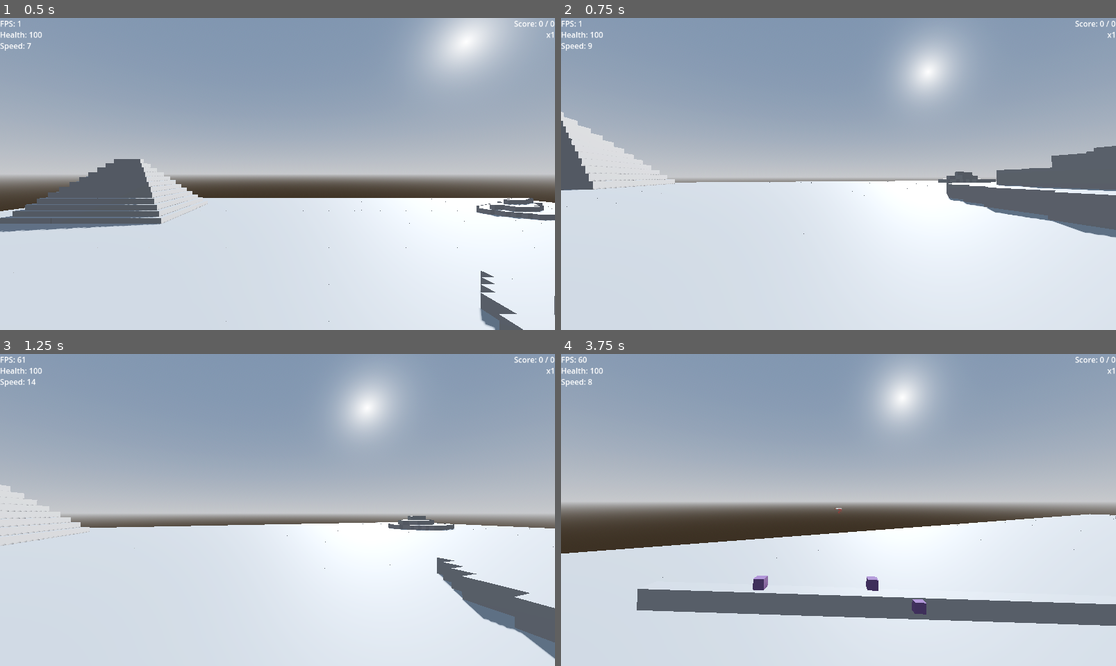
Above: before the commit, frames 1-4 (two rows, left to right).
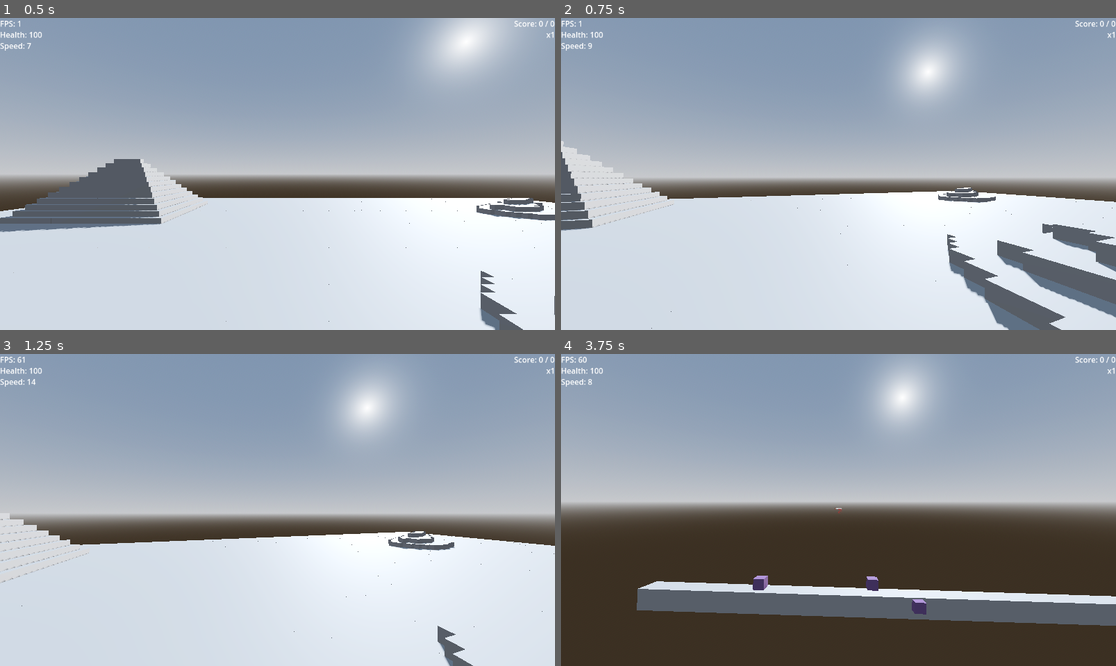
Above: after the commit, the same moments.

Repository: LunarTides/Speedrun-Game
Game: Godot game, scene res://scenes/world.tscn
The game is run twice, just before and just after one commit, with the same random seed, the same clock (stepped at 60 frames per second) and the same inputs.
Inputs (mouse positions are in pixels of both pictures, inside the frame that each line leads up to):
- Up to frame 1 (0.5 s): no input
- Up to frame 2 (0.75 s): move the mouse to (866, 174) at 0.52 s; hold W (move_forward) from 0.53 s (still down); tap Ctrl (slam) at 0.6 s
- Up to frame 3 (1.25 s): keep holding W (move_forward); tap Space (jump) at 0.77 s
- Up to frame 4 (3.75 s): keep holding W (move_forward); move the mouse to (810, 510) at 1.27 s; click (810, 510) at 1.35 s; tap Space (jump) at 1.52, 3.02 s; tap Ctrl (slam) at 1.55, 2.3, 3.05, 3.6 s; move the mouse to (849, 503) at 2.02 s; hold Q (equip_katana) 2.03-2.78 s; move the mouse to (832, 516) at 2.77 s; tap Shift (fly_to_enemy) at 2.85 s; move the mouse to (877, 513) at 3.52 s

Frame 1 is identical in both runs. In frame 2, 15% of the frame differs, in the area x 0-100%, y 30-100%; in frame 3, 7.9%; in frame 4, 34%, in the area x 0-100%, y 51-100%.

Commit message:
Make slamming downwards add up

Diff:
--- a/scripts/player.gd
+++ b/scripts/player.gd
@@ -70,7 +70,11 @@
 			velocity.z = 0
 			speed = STARTING_SPEED
 		else:
-			velocity.y = -JUMP_VELOCITY * 10
+			# If the player is already slamming downwards, slam harder.
+			if velocity.y < 0:
+				velocity.y *= 2
+			else:
+				velocity.y = -JUMP_VELOCITY * 10
 		is_slamming = true
 
 	# If the player collides with a wall, reset their momentum.
